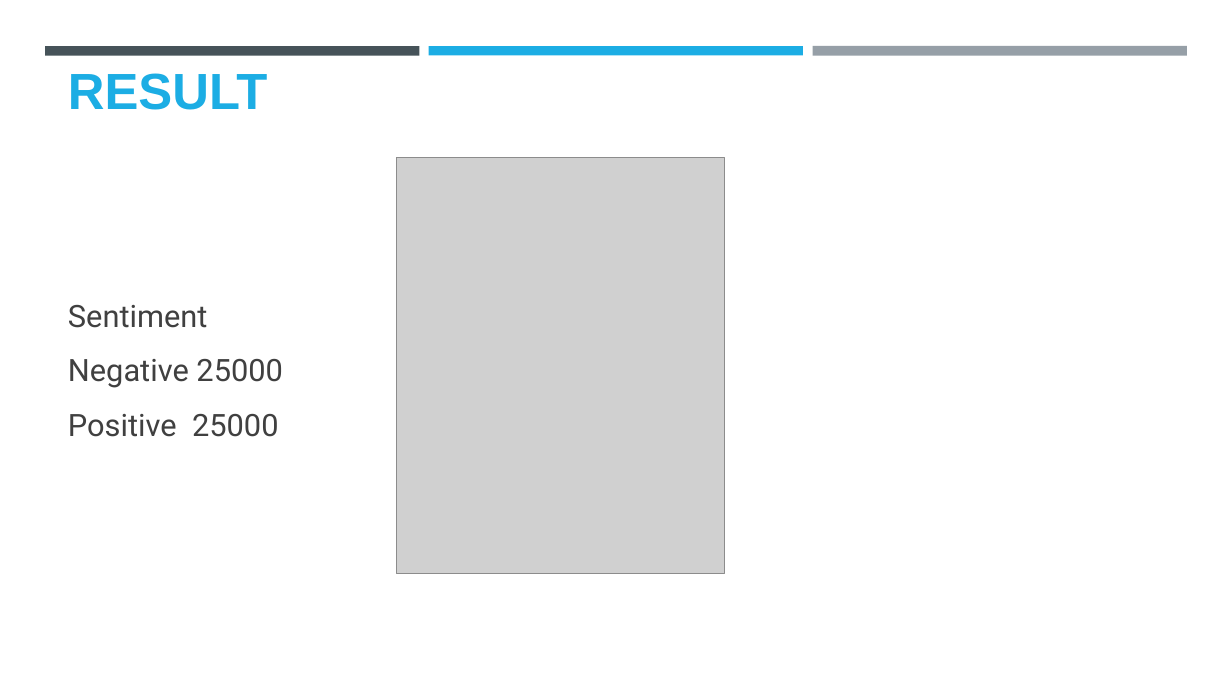
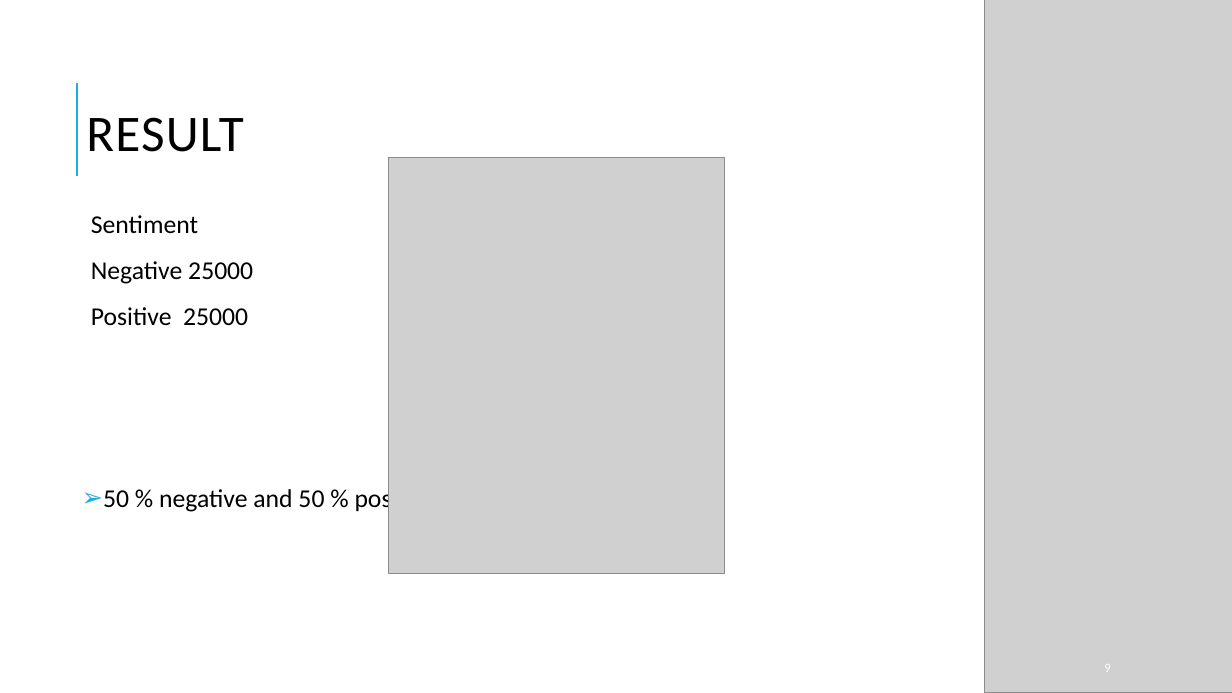
Before and after one commit to kalairehoboth/My-project, a slide deck: slide 9 of Capstone project.pptx. Drawn at 1232x693 pixels with LibreOffice and Linux fonts; fonts in the diff are those of the drawing; grey boxes stand for pictures; background and template pictures are left out. Boxes give left, top, right and bottom in pixels: in the first picture for what was removed or moved away, otherwise in the second. Text is boxed around its words. In the diff, an @@ line names an element or a change of style, - is before the commit and + after.

```diff
--- a/Capstone project.pptx
+++ b/Capstone project.pptx
@@ rectangle added at box(0, 0, 763, 693), fill #FFFFFF at 90% opacity @@
@@ picture added at box(985, 0, 1232, 693) @@
@@ rectangle removed at box(45, 46, 420, 55) @@
@@ rectangle removed at box(429, 46, 803, 55) @@
@@ rectangle removed at box(812, 46, 1187, 56) @@
@@ title "RESULT": place and size @@
-title "RESULT" at box(68, 73, 267, 110)
+title "RESULT" at box(86, 117, 244, 152)
@@ title "RESULT" at box(86, 117, 244, 152): size 39.6 to 40 pt, font Arial to Calibri, text colour #1CADE4 to #000000, letter spacing 0 to 1 pt, bold off; line spacing 1 to 0.8; vertical alignment bottom to middle @@
@@ line added from (77, 176) to (77, 83), #1CADE4 1.5 pt @@
@@ picture: place and size @@
-picture at box(396, 158, 725, 574)
+picture at box(388, 158, 724, 574)
@@ text "Sentiment": place and size @@
-text "Sentiment" at box(68, 305, 283, 437)
+text "Sentiment" at box(91, 215, 436, 513)
@@ text "Sentiment" at box(91, 215, 436, 513): vertical alignment middle to top @@
@@ text at box(91, 215, 253, 325): size 24 to 20 pt, font Roboto to Calibri, text colour #404040 to #000000 in "Sentiment", "Negative 25000", "Positive 25000"; bullet none to  ; line spacing 1.1 to 0.9; more space between paragraphs @@
@@ text at box(103, 486, 436, 513): paragraph added @@
+➢ 50 % negative and 50 % positive
@@ page number added at box(1104, 667, 1110, 668), 10 pt, text #FFFFFF @@
+9
```
Also in this commit, not shown: 10 other slides changed, 2 slides added, 2 slides removed.
